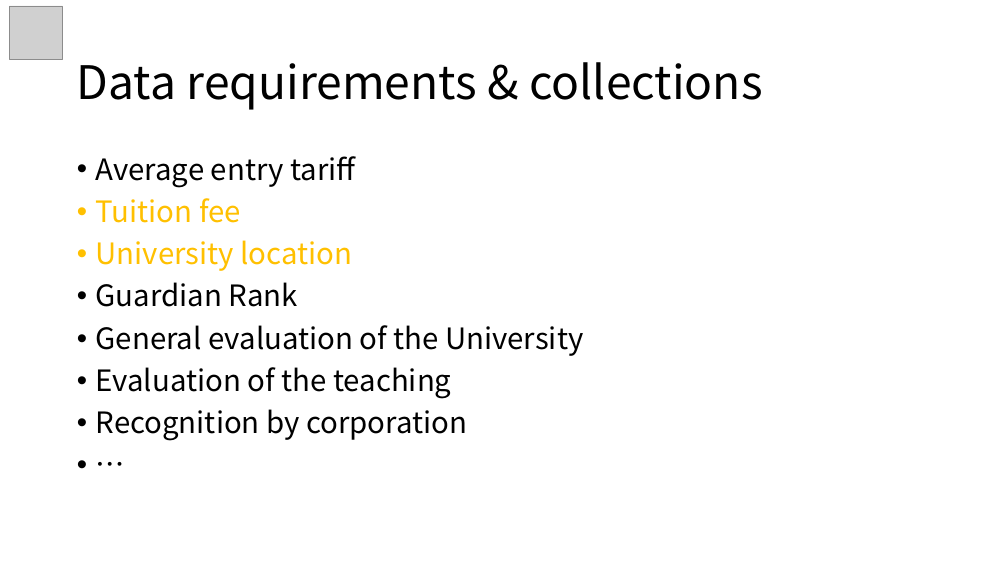
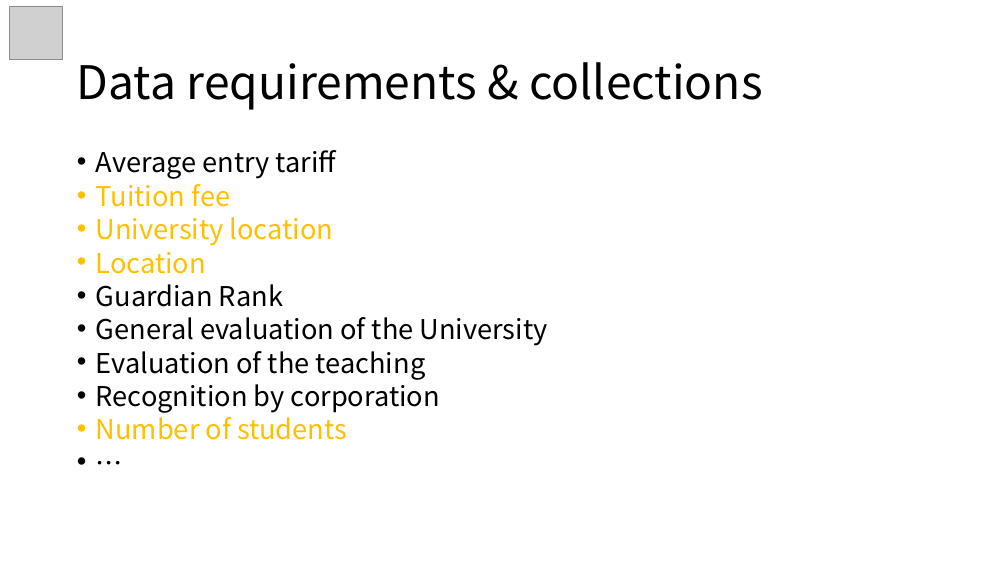
Before and after one commit to ziqing97/BilligenceCaseStudyUkUni, a slide deck: slide 4 of vortrag/Vortrag.pptx. Drawn at 1008x567 pixels with LibreOffice and Linux fonts; fonts in the diff are those of the drawing; grey boxes stand for pictures. Boxes give left, top, right and bottom in pixels: in the first picture for what was removed or moved away, otherwise in the second. Text is boxed around its words. In the diff, an @@ line names an element or a change of style, - is before the commit and + after.

```diff
--- a/vortrag/Vortrag.pptx
+++ b/vortrag/Vortrag.pptx
@@ text at [96,150,548,413]: size 28 to 25.9 pt in "Average entry tariff", "Tuition fee", "University location", "Guardian Rank" and 4 more places; line spacing 0.9 to 0.7 @@
@@ text at [96,252,206,274]: paragraph added @@
+• Location
@@ text at [96,411,347,440]: paragraph added @@
+• Number of students
```
Also in this commit, not shown: 4 other slides changed, 8 slides added, 2 slides removed.
